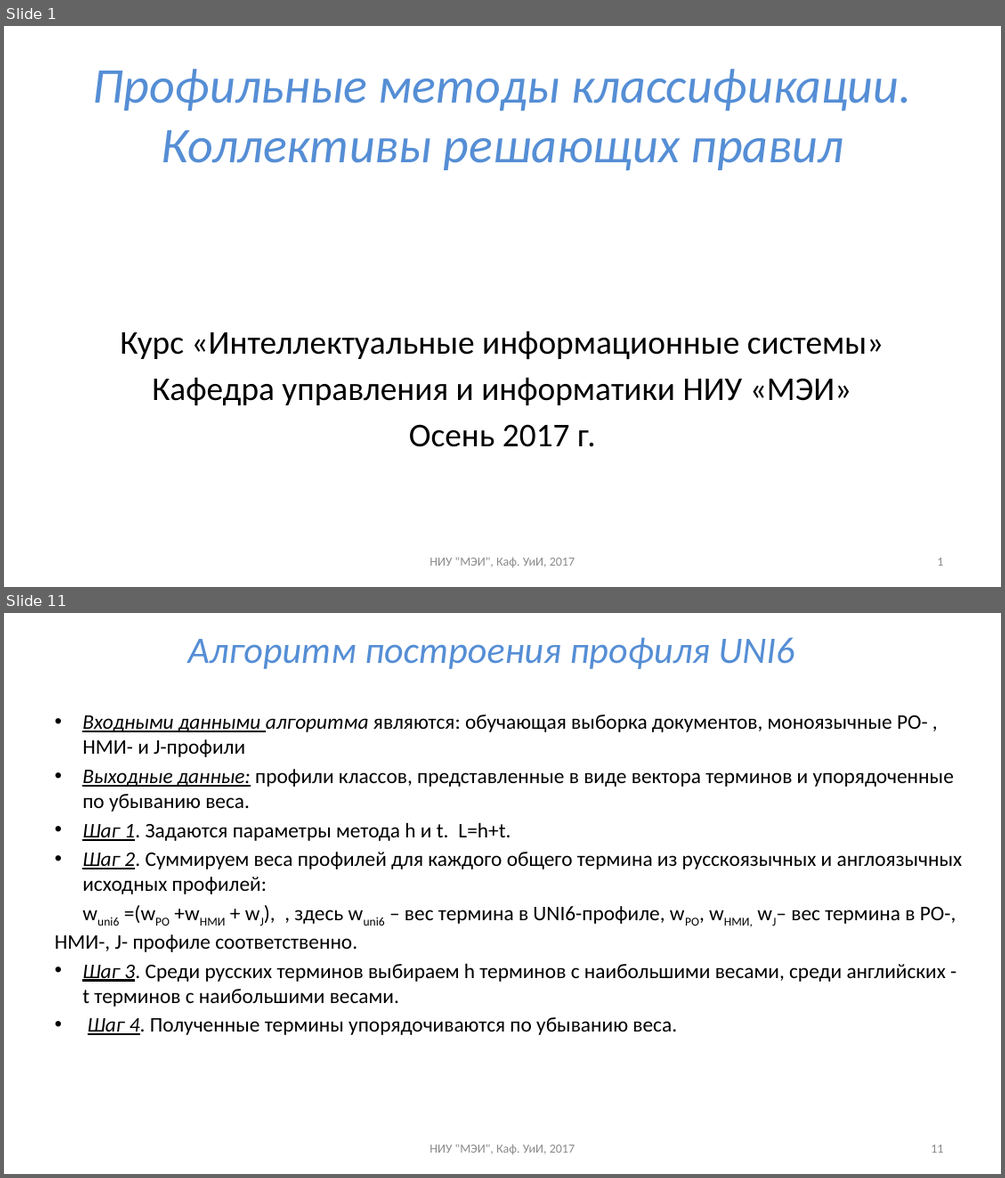
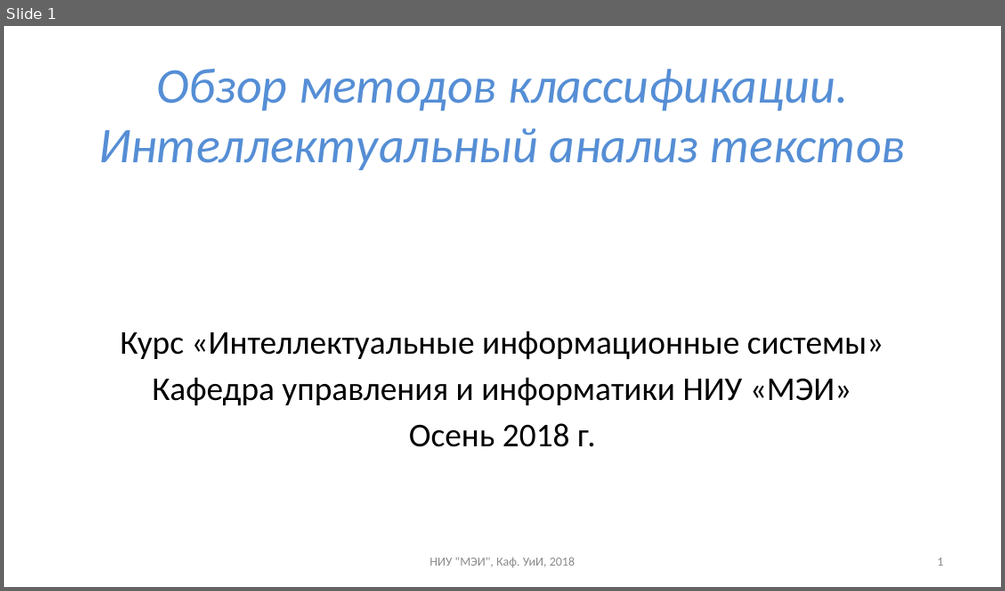
Before and after one commit to uii-mpei/uii-mpei.github.io, a slide deck: study/courses/iis/IIS_lec_4.pptx. Shown one above the other, each under a label of ours: slides 1 and 11 before the commit, slide 1 after it; the slides between them are not shown. The pictures are 1005x1178 and 1005x591 pixels, drawn with LibreOffice and Linux fonts; fonts in the diff are those of the drawing. Boxes give left, top, right and bottom in pixels: in the first picture for what was removed or moved away, otherwise in the second. Text is boxed around its words. In the diff, an @@ line names an element or a change of style, - is before the commit and + after.

```diff
--- a/study/courses/iis/IIS_lec_4.pptx
+++ b/study/courses/iis/IIS_lec_4.pptx
@@ slide 11 removed at (4,613,1001,1174), background #FFFFFF @@
@@ title removed at (188,637,795,669) @@
-Алгоритм построения профиля UNI6
@@ text removed at (55,714,963,1035) @@
-• Входными данными алгоритма являются: обучающая выборка документов, моноязычные РО- , НМИ- и J-профили
-• Выходные данные: профили классов, представленные в виде вектора терминов и упорядоченные по убыванию веса.
-• Шаг 1. Задаются параметры метода h и t. L=h+t.
-• Шаг 2. Суммируем веса профилей для каждого общего термина из русскоязычных и англоязычных исходных профилей:
-wuni6 =(wРО +wНМИ + wJ), , здесь wuni6 – вес термина в UNI6-профиле, wРО, wНМИ, wJ– вес термина в РО-, НМИ-, J- профиле соответственно.
-• Шаг 3. Среди русских терминов выбираем h терминов с наибольшими весами, среди английских - t терминов с наибольшими весами.
-• Шаг 4. Полученные термины упорядочиваются по убыванию веса.
@@ text removed at (429,1143,574,1154) @@
-НИУ "МЭИ", Каф. УиИ, 2017
@@ page number removed at (930,1144,943,1152) @@
-11
@@ slide 1 changed as well @@
@@ title at (99,69,906,170): text changed @@
-Профильные методы классификации.
-Коллективы решающих правил
+Обзор методов классификации.
+Интеллектуальный анализ текстов
@@ text at (409,423,596,447): text changed @@
-Осень 2017 г.
+Осень 2018 г.
@@ text at (429,556,574,567): text changed @@
-НИУ "МЭИ", Каф. УиИ, 2017
+НИУ "МЭИ", Каф. УиИ, 2018
```
Also in this commit, not shown: 23 slides added, 18 other slides removed, 1 other file.
